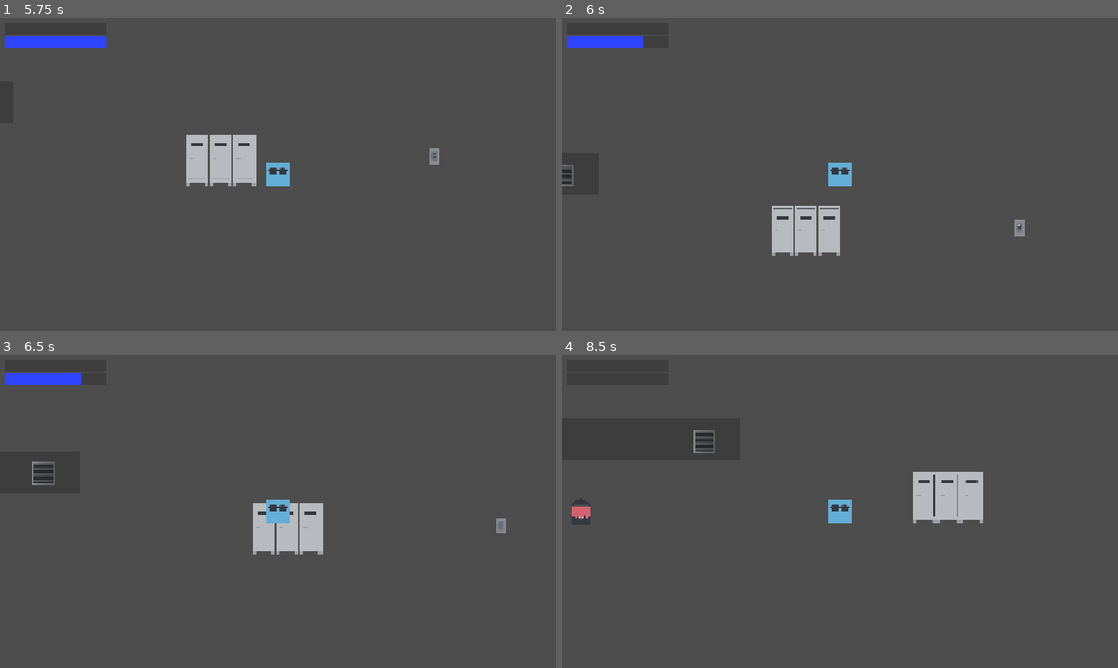
Above: before the commit, frames 1-4 (two rows, left to right).
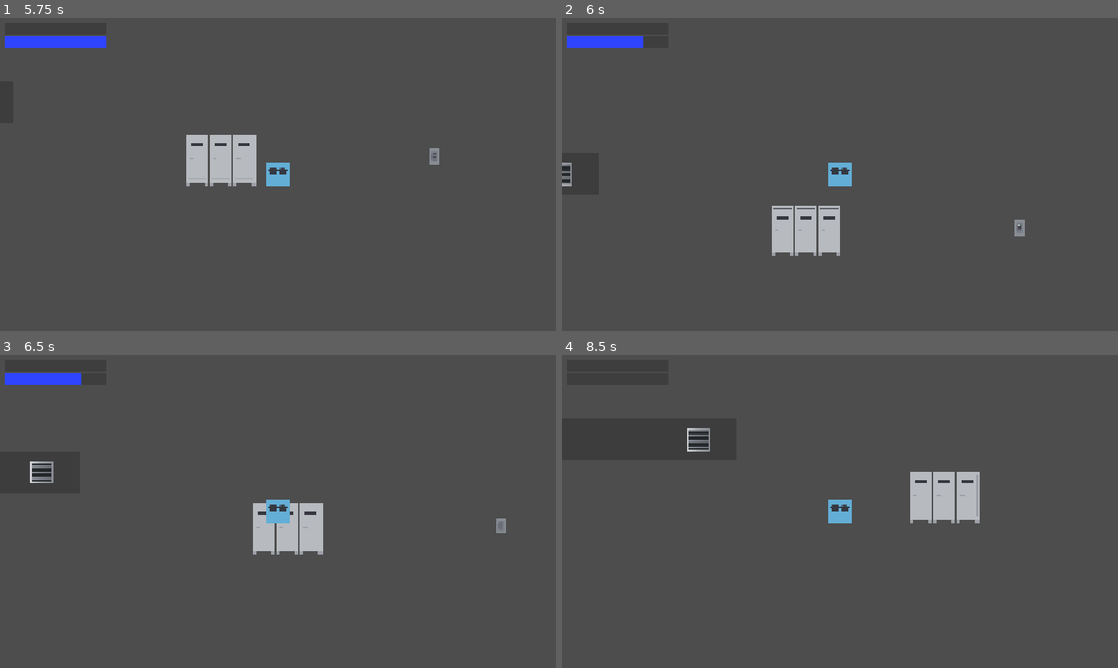
Above: after the commit, the same moments.

Repository: LubCore12/Stealth-Game
Game: Godot game, scene res://scenes/menu.tscn
Same seed, same stepped clock (60 frames per second), same inputs: the game is played once before the commit and once after it.
Inputs:
- Up to frame 1 (5.75 s): click "PLAY" at 0.5 s; tap Enter at 1.25 s; hold Shift (run) 1.28-2.03 s; hold D (right) 1.28-2.78 s; tap E (action) at 1.35, 2.3, 2.85, 3.8, 4.35 s; tap Space (jump) at 1.52, 2.27, 3.77, 4.52 s; tap Shift (run) at 2.1, 3.6 s; hold A (left) 2.78-3.53 s; hold Shift (run) 2.78-3.53 s; hold D (right) 3.53-5 s; hold Shift (run) 4.28-5 s; click "PLAY" at 5 s
- Up to frame 2 (6 s): tap Space (jump) at 5.75 s; hold A (left) from 5.78 s (still down); tap Shift (run) at 5.85 s
- Up to frame 3 (6.5 s): keep holding A (left); tap Space (jump) at 6.02 s; tap E (action) at 6.05 s
- Up to frame 4 (8.5 s): release A (left) at 6.53 s; hold D (right) 6.53-7.28 s; hold Shift (run) 6.53-7.28 s; tap E (action) at 6.6, 7.55, 8.1 s; tap Enter at 7.25 s; hold A (left) from 7.28 s (still down); tap Shift (run) at 7.35 s; tap Space (jump) at 7.52, 8.27 s; hold Shift (run) from 8.03 s (still down)

Frame 1 is identical in both runs. In frame 2, 0.1% of the frame differs, in the area x 0-3%, y 46-54%; in frame 3, 0.3%; in frame 4, 1.0%, in the area x 1-76%, y 23-55%.

Commit message:
Workked a little bit with collision layer transitions

Diff:
--- a/project.godot
+++ b/project.godot
@@ -61,6 +61,13 @@
 ]
 }
 
+[layer_names]
+
+2d_physics/layer_1="Level"
+2d_physics/layer_2="Vents"
+2d_physics/layer_3="Wardrobes"
+2d_physics/layer_4="Rooms"
+
 [physics]
 
 3d/physics_engine="Jolt Physics"
--- /dev/null
+++ b/scenes/door.tscn
@@ -0,0 +1,3 @@
+[gd_scene format=3 uid="uid://cpsi0vf8w83c0"]
+
+[node name="Door" type="Node2D" unique_id=1944786453]
--- a/scenes/game.tscn
+++ b/scenes/game.tscn
@@ -36,7 +36,7 @@
 [node name="Guardians" type="Node2D" parent="Entities" unique_id=1719184381]
 
 [node name="Guardian" parent="Entities/Guardians" unique_id=1266923847 instance=ExtResource("5_p57ef")]
-position = Vector2(-532, -23)
+position = Vector2(-855, -42)
 
 [node name="Guardian2" parent="Entities/Guardians" unique_id=65013014 instance=ExtResource("5_p57ef")]
 position = Vector2(397, -31)
@@ -86,4 +86,3 @@
 [connection signal="stamina_use" from="Entities/Player" to="." method="_on_player_stamina_use"]
 [connection signal="panel_used" from="Entities/Panels/ControlPanel" to="Entities/Cameras/Camera" method="_on_control_panel_used"]
 [connection signal="panel_used" from="Entities/Panels/ControlPanel" to="Entities/Stretches/Stretch" method="_on_control_panel_panel_used"]
-[connection signal="vent_used" from="Entities/Vents/Vent_system" to="Entities/Player" method="_on_vent_system_vent_used"]
--- a/scenes/guardian.tscn
+++ b/scenes/guardian.tscn
@@ -57,7 +57,7 @@
 position = Vector2(-0.5, 0)
 shape = SubResource("RectangleShape2D_fo3dt")
 
-[node name="RayCast2D" type="RayCast2D" parent="." unique_id=331689156]
+[node name="Raycast" type="RayCast2D" parent="." unique_id=331689156]
 rotation = 1.5707964
 target_position = Vector2(8.611143e-06, 197)
 
--- /dev/null
+++ b/scenes/room.tscn
@@ -0,0 +1,3 @@
+[gd_scene format=3 uid="uid://g6kr2odll08b"]
+
+[node name="Room" type="Node2D" unique_id=800210493]
--- a/scenes/scripts/guardian.gd
+++ b/scenes/scripts/guardian.gd
@@ -10,7 +10,7 @@
 @onready var danger_area = $DangerArea
 @onready var kill_area = $KillArea
 @onready var noise_area = $NoiseArea
-@onready var raycast = $RayCast2D
+@onready var raycast = $Raycast
 
 @export_group("Movement")
 @export var speed: float
--- a/scenes/scripts/player.gd
+++ b/scenes/scripts/player.gd
@@ -81,14 +81,37 @@
 
 	if Input.is_action_pressed("run") and current_stamina > 0 and direction_x:
 		run(delta)
+		stamina_timer.stop()
 		stamina_recovery = false
-		stamina_timer.stop()
 	else:
 		is_running = false
 
 	if Input.is_action_just_pressed("kill") and current_stamina >= max_stamina * stamina_percent_to_kill:
 		current_stamina = 0.0
 		guard_killed.emit()
+
+	if Input.is_action_just_pressed("action"):
+		for wardrobe in get_tree().get_nodes_in_group("Wardrobes"):
+			if wardrobe.is_in_area:
+				layer_transition(wardrobe, 4)
+
+		for vent in get_tree().get_nodes_in_group("Vents"):
+			if vent.is_in_area:
+				layer_transition(vent, 2)
+
+func layer_transition(object, target_layer: int) -> void:
+	if current_awareness < max_awareness / 5:
+		if collision_layer == 1:
+			z_index = -1
+			change_layer(target_layer, object.global_position)
+		elif collision_layer == target_layer:
+			z_index = 0
+			change_layer(1, object.global_position)
+
+func change_layer(layer: int, position: Vector2) -> void:
+	global_position = position
+	collision_layer = layer
+	collision_mask = layer
 
 func add_awareness(damage: float):
 	if damage > 0:
@@ -110,25 +133,3 @@
 
 func _on_awareness_timer_timeout() -> void:
 	awareness_recovery = true
-
-func _on_vent_system_vent_used() -> void:
-	if current_awareness < max_awareness / 5:
-		if collision_layer == 1:
-			global_position.y = -100
-			collision_layer = 2
-			collision_mask = 2
-		elif collision_layer == 2:
-			collision_layer = 1
-			collision_mask = 1
-
-func _on_wardrobe_used() -> void:
-	if current_awareness < max_awareness / 5:
-		if collision_layer == 1:
-			z_index = -1
-			global_position.y = -30
-			collision_layer = 4
-			collision_mask = 4
-		elif collision_layer == 4:
-			z_index = 0
-			collision_layer = 1
-			collision_mask = 1
--- a/scenes/scripts/vent.gd
+++ b/scenes/scripts/vent.gd
@@ -1,23 +1,15 @@
 extends Node2D
 
 var player
-var is_in_area=false
-signal vent_used
-
-func _process(_delta: float) -> void:
-	get_input()
-
-func get_input() -> void:
-	if Input.is_action_just_pressed("action") and is_in_area:
-		vent_used.emit()
+var is_in_area = false
 
 func setup(body):
 	player = body
 
-func _on_area_2d_body_entered(body: Node2D) -> void:
+func _on_body_entered(body: Node2D) -> void:
 	if body and body == player:
-		is_in_area=true
+		is_in_area = true
 
-func _on_area_2d_body_exited(body: Node2D) -> void:
+func _on_body_exited(body: Node2D) -> void:
 	if body and body == player:
 		is_in_area = false
--- a/scenes/scripts/vent_system.gd
+++ b/scenes/scripts/vent_system.gd
@@ -1,4 +1,6 @@
 extends Node2D
+
+var player: CharacterBody2D
 
 @onready var backround = $VentBG
 @onready var vents = $Vents
@@ -8,13 +10,10 @@
 @export var dist: float
 @export var flip: bool
 
-var player
-signal vent_used
-
 func setup(body):
 	player = body
-	for child in vents.get_children():
-		child.setup(player)
+	for vent in vents.get_children():
+		vent.setup(player)
 	expand()
 
 func expand():
@@ -42,15 +41,3 @@
 
 	polygon.polygon = pol
 	backround.size.x += length
-
-func _on_vent_used() -> void:
-	vent_used.emit()
-
-	if player.collision_layer == 1:
-		backround.z_index = -1
-		for vent in vents.get_children():
-			vent.z_index = -1
-	else:
-		backround.z_index = 0
-		for vent in vents.get_children():
-			vent.z_index = 0
--- a/scenes/scripts/wardrobe.gd
+++ b/scenes/scripts/wardrobe.gd
@@ -3,18 +3,8 @@
 var player
 var is_in_area = false
 
-signal wardrobe_used
-
-func _process(_delta: float) -> void:
-	get_input()
-
-func get_input() -> void:
-	if Input.is_action_just_pressed("action") and is_in_area:
-		wardrobe_used.emit()
-
 func setup(body):
 	player = body
-	wardrobe_used.connect(player._on_wardrobe_used)
 
 func _on_area_2d_body_entered(body: Node2D) -> void:
 	if body and body == player:
--- a/scenes/vent.tscn
+++ b/scenes/vent.tscn
@@ -4,21 +4,17 @@
 [ext_resource type="Texture2D" uid="uid://hpg02fw2llt8" path="res://assets/vent.png" id="2_42pey"]
 
 [sub_resource type="RectangleShape2D" id="RectangleShape2D_cp5ku"]
-size = Vector2(111.00004, 100.00003)
+size = Vector2(68.00006, 68.00006)
 
-[node name="Vent" type="Node2D" unique_id=507566510]
+[node name="Vent" type="Area2D" unique_id=1284689025 groups=["Vents"]]
 z_index = -1
+collision_layer = 3
+collision_mask = 3
 script = ExtResource("1_hhoh0")
 
-[node name="UseArea" type="Area2D" parent="." unique_id=1527751139]
-position = Vector2(1.9073486e-06, -1.0000019)
-scale = Vector2(0.99999994, 0.99999994)
-collision_layer = 2
-collision_mask = 3
-
-[node name="Shape" type="CollisionShape2D" parent="UseArea" unique_id=393907201]
-position = Vector2(-0.50000185, 1.9999987)
-scale = Vector2(0.9999996, 0.9999996)
+[node name="Shape" type="CollisionShape2D" parent="." unique_id=393907201]
+position = Vector2(-4.2351647e-22, -1.000001)
+scale = Vector2(0.999999, 0.999999)
 shape = SubResource("RectangleShape2D_cp5ku")
 
 [node name="Sprite" type="Sprite2D" parent="." unique_id=517023603]
@@ -26,5 +22,5 @@
 scale = Vector2(0.099999994, 0.099999994)
 texture = ExtResource("2_42pey")
 
-[connection signal="body_entered" from="UseArea" to="." method="_on_area_2d_body_entered"]
-[connection signal="body_exited" from="UseArea" to="." method="_on_area_2d_body_exited"]
+[connection signal="body_entered" from="." to="." method="_on_body_entered"]
+[connection signal="body_exited" from="." to="." method="_on_body_exited"]
--- a/scenes/vent_system.tscn
+++ b/scenes/vent_system.tscn
@@ -18,7 +18,7 @@
 polygon = PackedVector2Array(48, 32, 48, -32, -56, -32, -56, 24, -48, 24, -48, -24, 40, -24, 40, 24, -56, 24, -56, 32)
 
 [node name="VentBG" type="ColorRect" parent="." unique_id=1672228767]
-z_as_relative = false
+z_index = -1
 offset_left = 8.0
 offset_top = -56.0
 offset_right = 96.0
@@ -27,18 +27,15 @@
 
 [node name="Vents" type="Node2D" parent="." unique_id=44246510]
 position = Vector2(54, -29)
-metadata/_edit_lock_ = true
-metadata/_edit_group_ = true
 
 [node name="Vent" parent="Vents" unique_id=507566510 instance=ExtResource("2_7fhrs")]
+position = Vector2(-1.762, -1.653)
 
 [node name="Vent4" parent="Vents" unique_id=1871965166 instance=ExtResource("2_7fhrs")]
+position = Vector2(-1.762, -1.653)
 
 [node name="Vent2" parent="Vents" unique_id=959724739 instance=ExtResource("2_7fhrs")]
+position = Vector2(-1.762, -1.653)
 
 [node name="Vent3" parent="Vents" unique_id=497090880 instance=ExtResource("2_7fhrs")]
-
-[connection signal="vent_used" from="Vents/Vent" to="." method="_on_vent_used"]
-[connection signal="vent_used" from="Vents/Vent4" to="." method="_on_vent_used"]
-[connection signal="vent_used" from="Vents/Vent2" to="." method="_on_vent_used"]
-[connection signal="vent_used" from="Vents/Vent3" to="." method="_on_vent_used"]
+position = Vector2(-1.762, -1.653)
--- a/scenes/wardrobe.tscn
+++ b/scenes/wardrobe.tscn
@@ -6,7 +6,7 @@
 [sub_resource type="RectangleShape2D" id="RectangleShape2D_psa3u"]
 size = Vector2(89.00008, 63.00004)
 
-[node name="wardrobe" type="Node2D" unique_id=1940177926]
+[node name="Wardrobe" type="Node2D" unique_id=1940177926 groups=["Wardrobes"]]
 script = ExtResource("1_wla1g")
 
 [node name="UseArea" type="Area2D" parent="." unique_id=1208188583]
